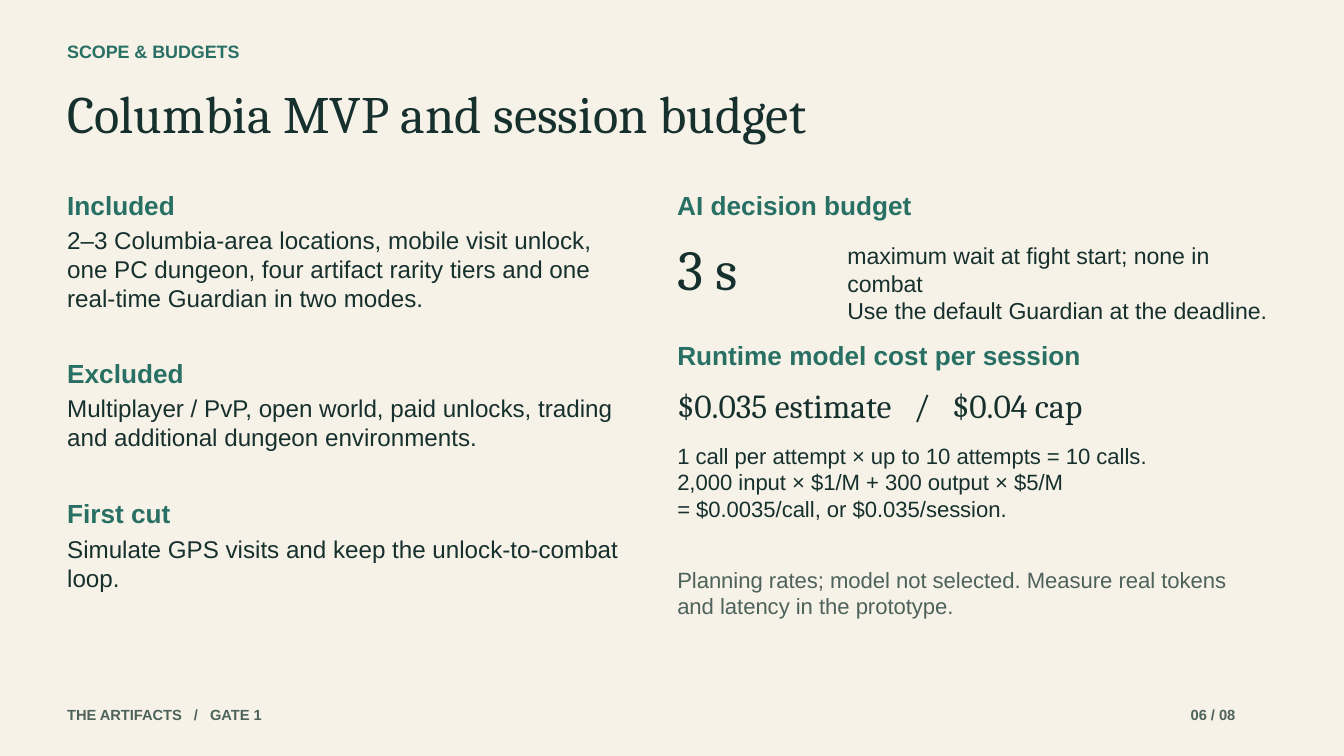
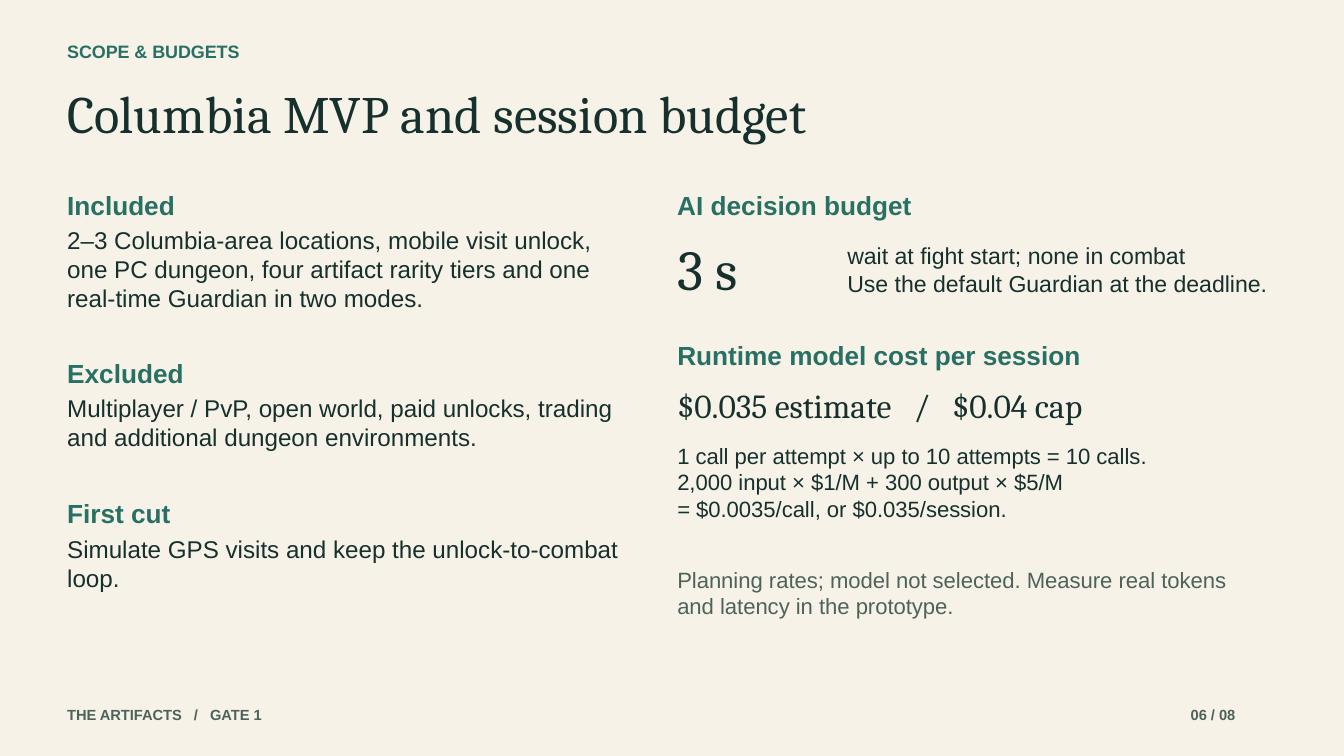
Before and after one commit to SM5858/the-artifacts, a slide deck: slide 6 of deck/The Artifacts - G1.pptx. Drawn at 1344x756 pixels with LibreOffice and Linux fonts; fonts in the diff are those of the drawing. Boxes give left, top, right and bottom in pixels: in the first picture for what was removed or moved away, otherwise in the second. Text is boxed around its words. In the diff, an @@ line names an element or a change of style, - is before the commit and + after.

```diff
--- a/deck/The Artifacts - G1.pptx
+++ b/deck/The Artifacts - G1.pptx
@@ text at box(847, 247, 1185, 269): text changed @@
-maximum wait at fight start; none in combat
+wait at fight start; none in combat
```
Also in this commit, not shown: 1 other slide changed, 2 other files.
